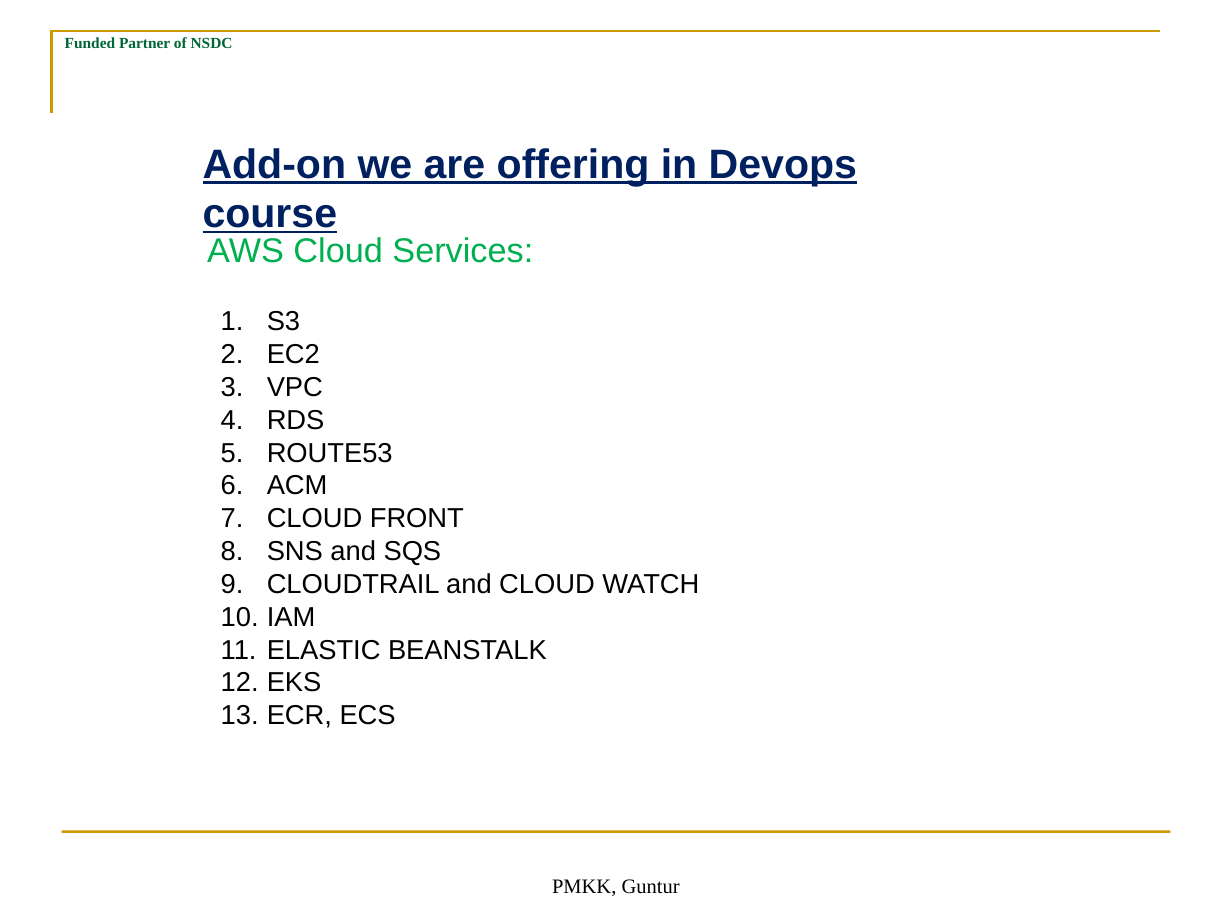
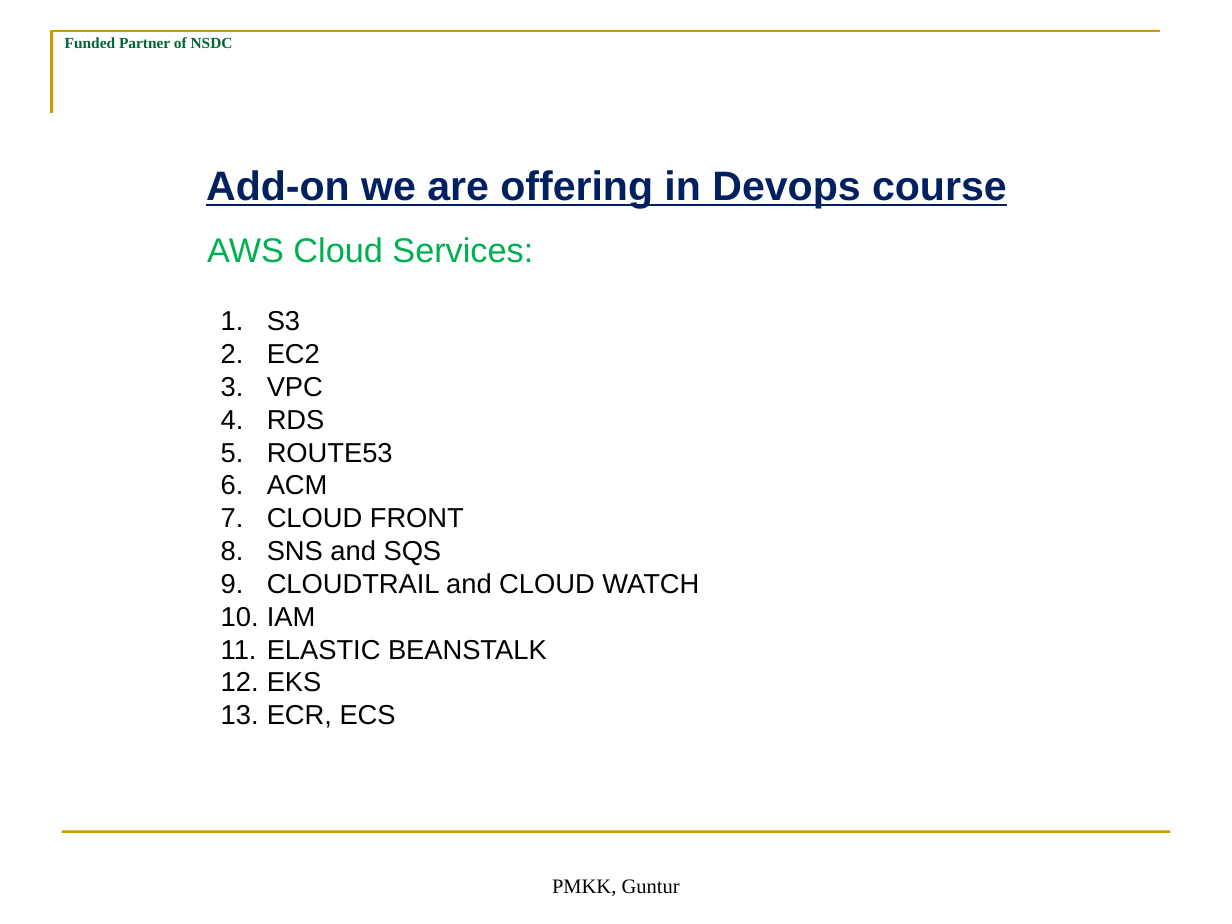
Before and after one commit to vickydevo/PMKK-DEVOPS, a slide deck: slide 22 of Classes/week1/Demo of DevOps.ppt. Drawn at 1232x924 pixels with LibreOffice and Linux fonts; fonts in the diff are those of the drawing; background and template pictures are left out. Boxes give left, top, right and bottom in pixels: in the first picture for what was removed or moved away, otherwise in the second. Text is boxed around its words. In the diff, an @@ line names an element or a change of style, - is before the commit and + after.

```diff
--- a/Classes/week1/Demo of DevOps.ppt
+++ b/Classes/week1/Demo of DevOps.ppt
@@ text "Add-on we are offering in ..." rewrapped from box(203, 148, 857, 233) to box(206, 170, 1007, 208) @@
```
Also in this commit, not shown: 13 other files.
